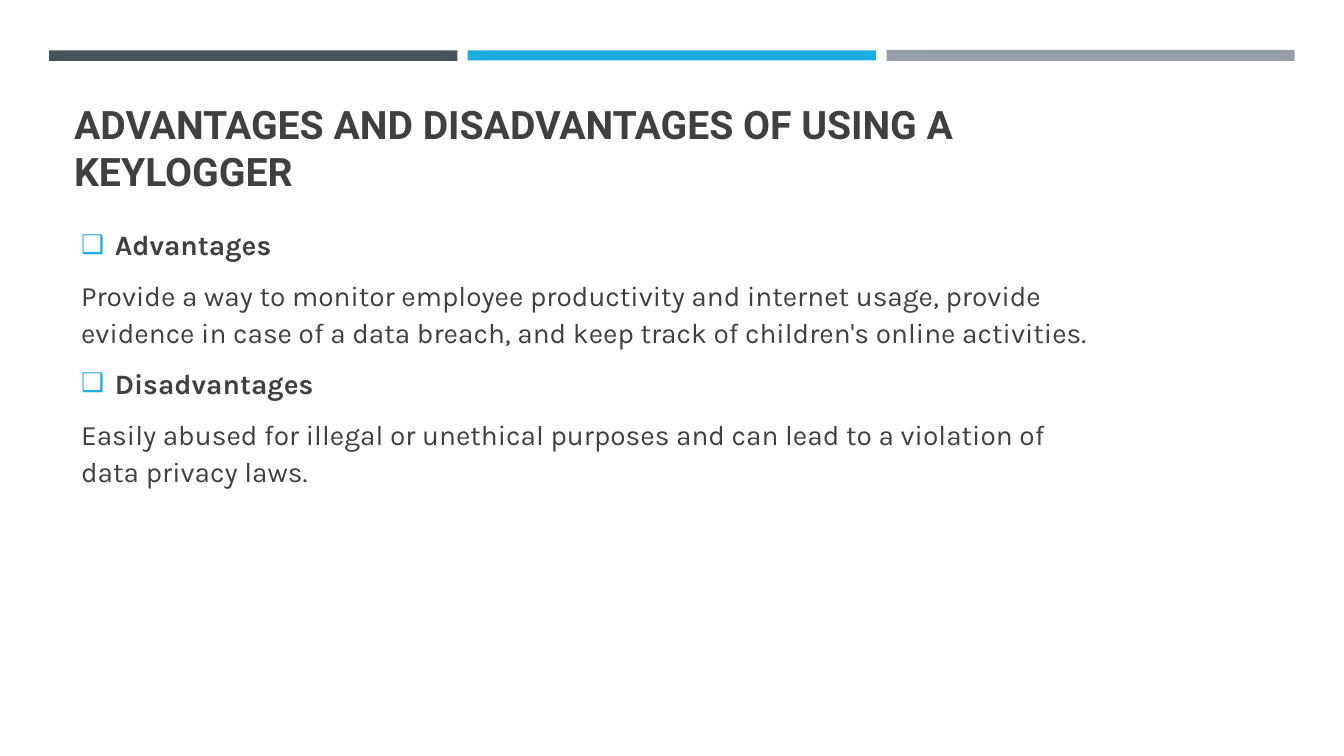
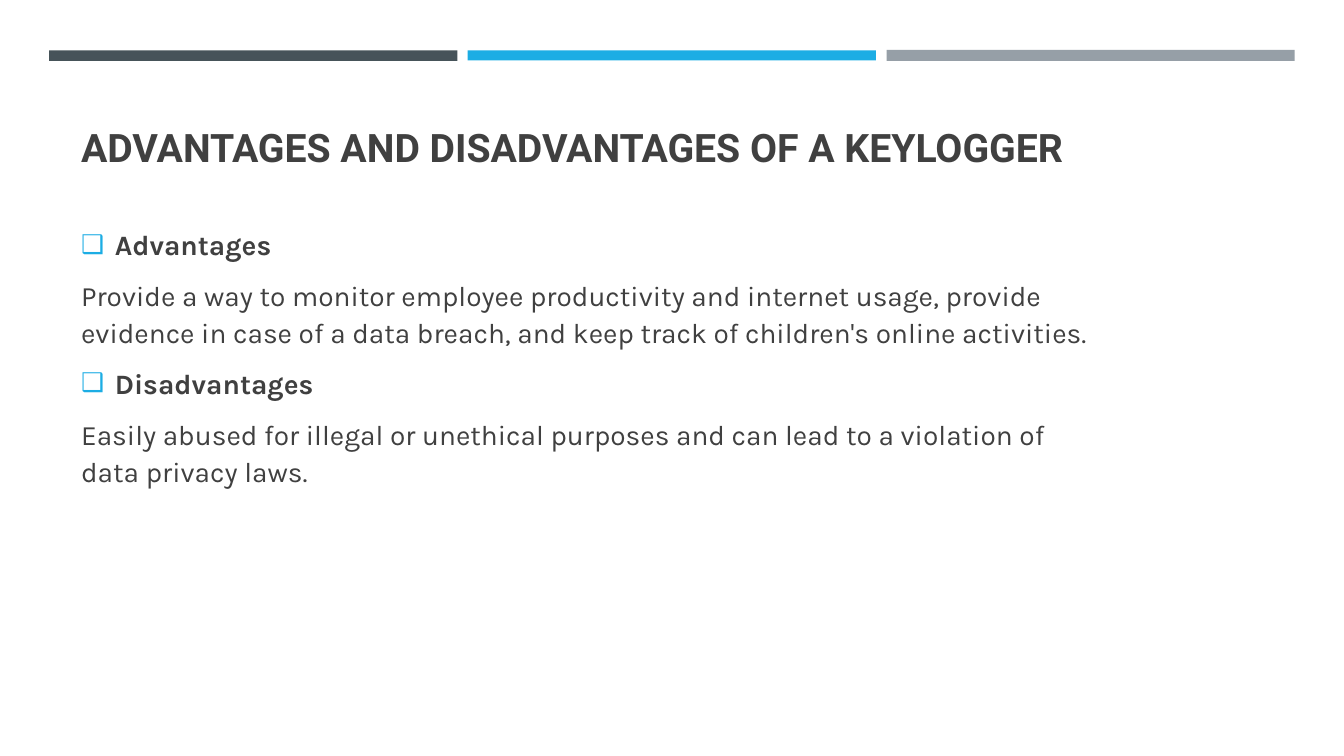
Before and after one commit to BanteiNongsiej/Keylogger, a slide deck: slide 5 of Keylogger_Project.pptx (slide 4 before the commit). Drawn at 1344x756 pixels with LibreOffice and Linux fonts; fonts in the diff are those of the drawing. Boxes give left, top, right and bottom in pixels: in the first picture for what was removed or moved away, otherwise in the second. Text is boxed around its words. In the diff, an @@ line names an element or a change of style, - is before the commit and + after.

```diff
--- a/Keylogger_Project.pptx
+++ b/Keylogger_Project.pptx
@@ title at [81,133,1063,163]: text changed @@
-ADVANTAGES AND DISADVANTAGES OF USING A KEYLOGGER
+ADVANTAGES AND DISADVANTAGES OF A KEYLOGGER
```
Also in this commit, not shown: 4 other slides changed, 3 slides added, 2 slides removed, 4 other files.
